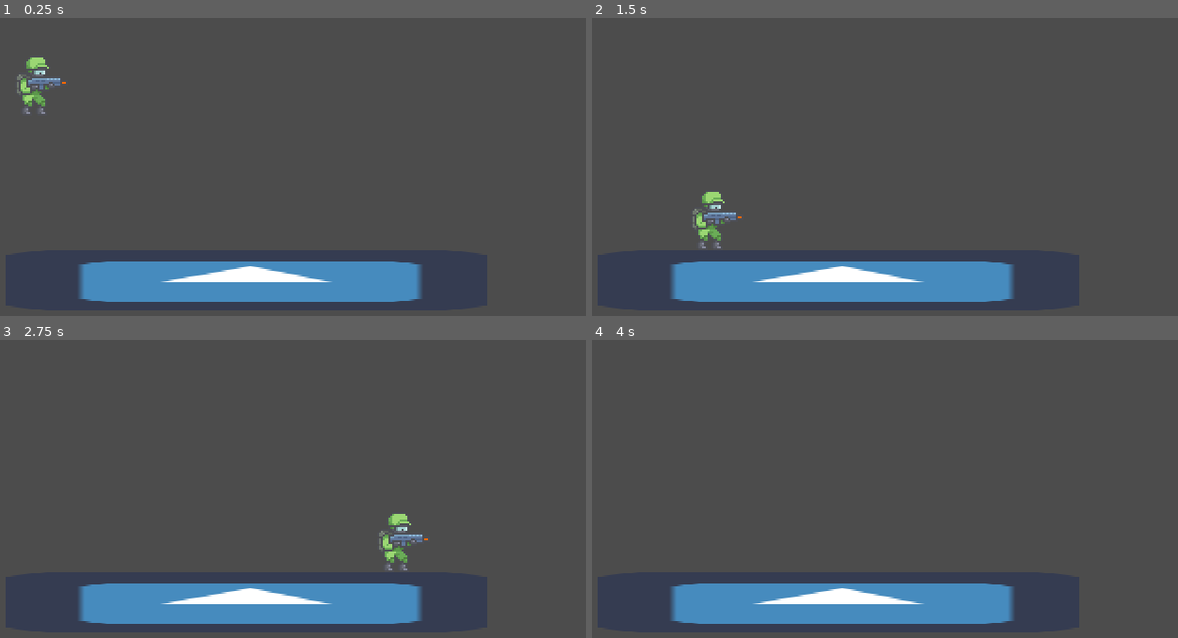
Above: before the commit, frames 1-4 (two rows, left to right).
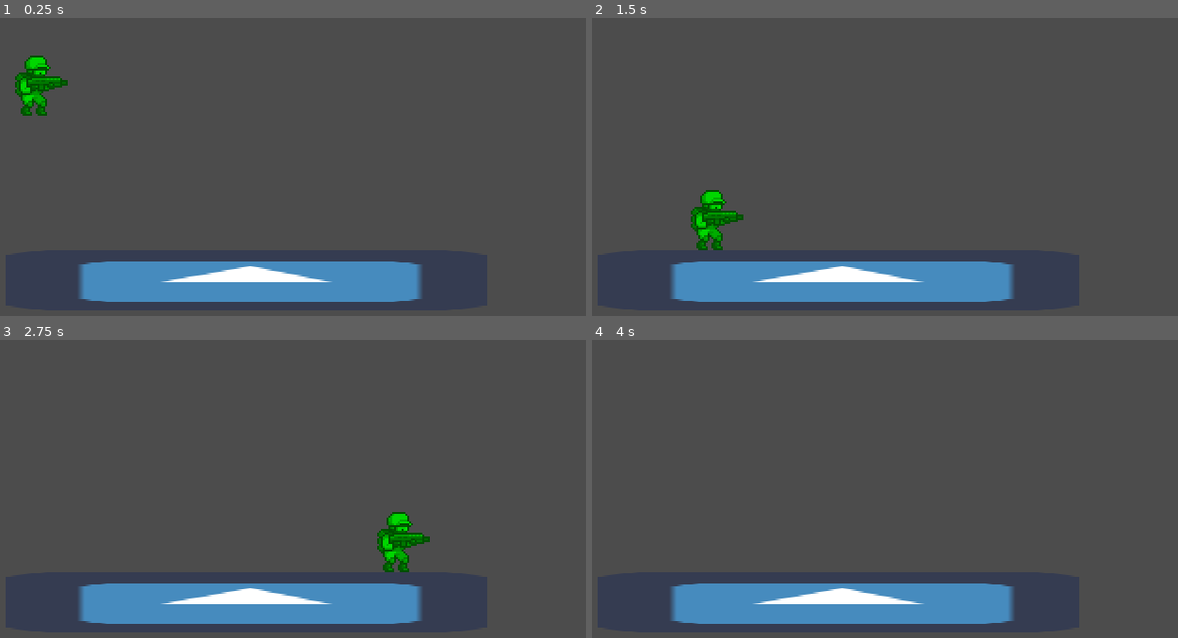
Above: after the commit, the same moments.

Repository: elixs/Terrarian-t
Game: Godot game, scene res://scenes/main.tscn
Same seed, same stepped clock (60 frames per second), same inputs: the game is played once before the commit and once after it. The engine's default icon, where the game draws it, is replaced by a stand-in: a white triangle on a blue panel in a dark square.
Inputs:
- Up to frame 1 (0.25 s): no input
- Up to frame 2 (1.5 s): hold D (move_right) from 0.53 s (still down); tap Space (jump) at 0.77 s
- Up to frame 3 (2.75 s): tap Space (jump) at 1.52 s; release D (move_right) at 2.03 s; hold A (move_left) from 2.03 s (still down)
- Up to frame 4 (4 s): release A (move_left) at 2.78 s; hold D (move_right) from 2.78 s (still down); tap Space (jump) at 3.02, 3.77 s

The runs differ from the first frame. In frame 1, 1.0% of the frame differs, in the area x 2-12%, y 12-33%; in frame 2, 1.0%; in frame 3, 1.0%; in frame 4, nothing differs.

Commit message:
Change modulte to green

Diff:
--- a/scenes/kevin.tscn
+++ b/scenes/kevin.tscn
@@ -11,6 +11,7 @@
 script = ExtResource( 2 )
 
 [node name="Sprite" type="Sprite" parent="."]
+modulate = Color( 0, 1, 0, 1 )
 texture = ExtResource( 1 )
 hframes = 5
 
